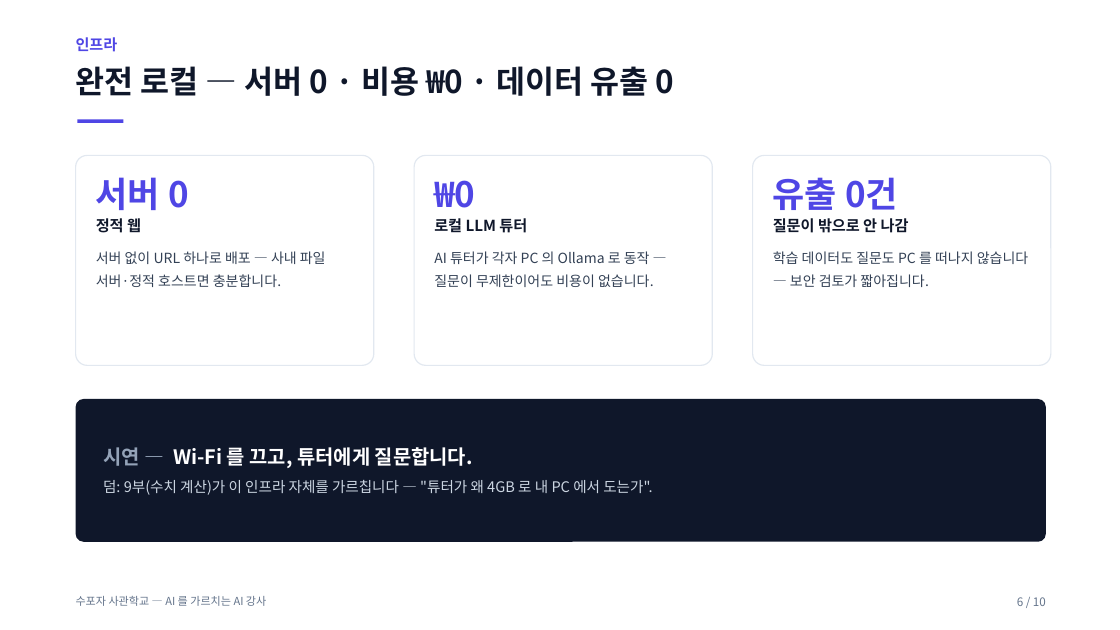
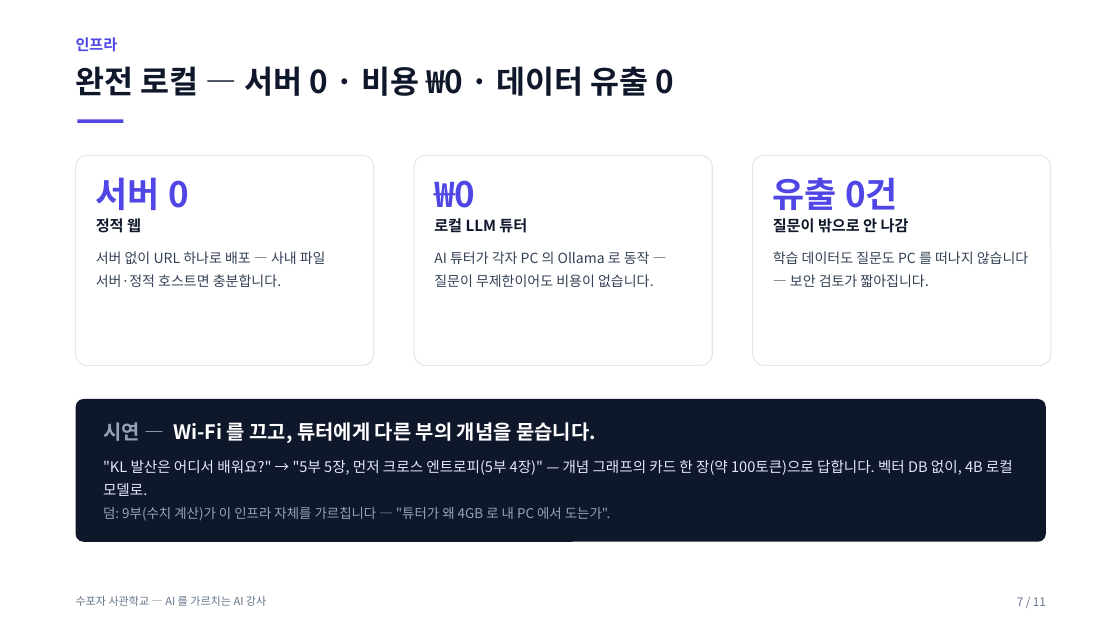
Before and after one commit to jiyupapa/math-platform, a slide deck: slide 7 of docs/hackathon/11_pitch_deck.pptx (slide 6 before the commit). Drawn at 1120x630 pixels with LibreOffice and Linux fonts; fonts in the diff are those of the drawing. Boxes give left, top, right and bottom in pixels: in the first picture for what was removed or moved away, otherwise in the second. Text is boxed around its words. In the diff, an @@ line names an element or a change of style, - is before the commit and + after.

```diff
--- a/docs/hackathon/11_pitch_deck.pptx
+++ b/docs/hackathon/11_pitch_deck.pptx
@@ text in rounded rectangle at (103,418,1013,496): text changed; size 17 to 12.5 pt; text colour #FFFFFF to #E0E7FF; bold off @@
-시연 — Wi-Fi 를 끄고, 튜터에게 질문합니다.
+시연 — Wi-Fi 를 끄고, 튜터에게 다른 부의 개념을 묻습니다.
+"KL 발산은 어디서 배워요?" → "5부 5장, 먼저 크로스 엔트로피(5부 4장)" — 개념 그래프의 카드 한 장(약 100토큰)으로 답합니다. 벡터 DB 없이, 4B 로컬 모델로.
@@ text in rounded rectangle at (103,507,610,521): size 12.5 to 11.5 pt, text colour #CBD5E1 to #94A3B8 in "덤: 9부(수치 계산)가 이 인프라 자체를 가르칩니다 ..."; less space between paragraphs @@
@@ text at (1017,597,1046,606): text changed @@
-6 / 10
+7 / 11
```
Also in this commit, not shown: 8 other slides changed, 1 slide added, 39 other files.
